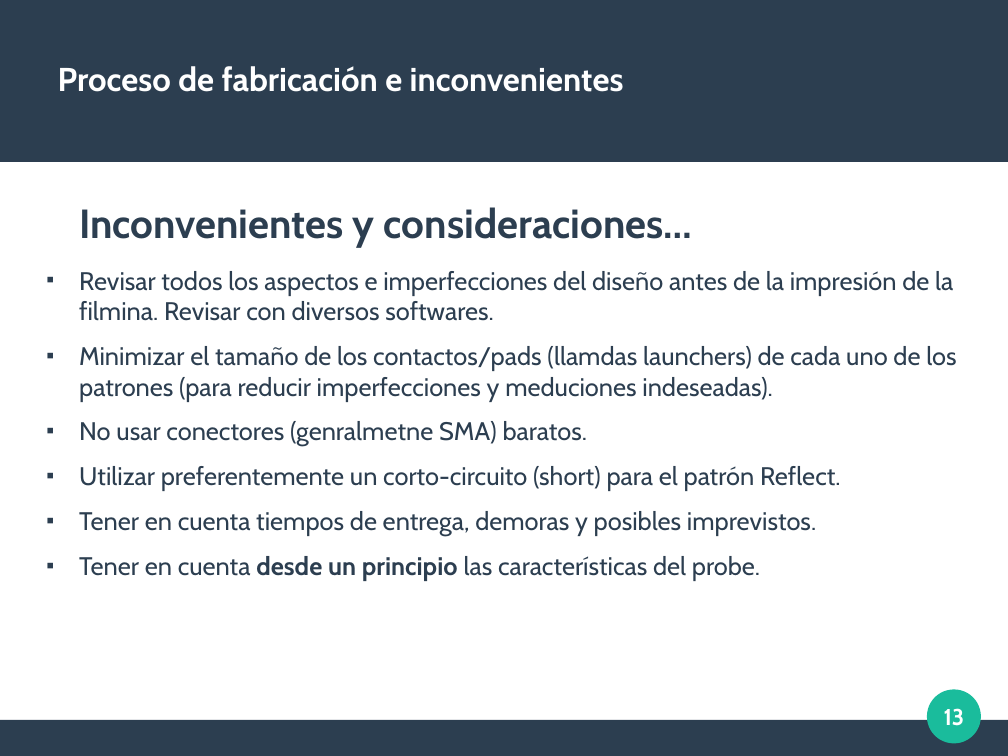
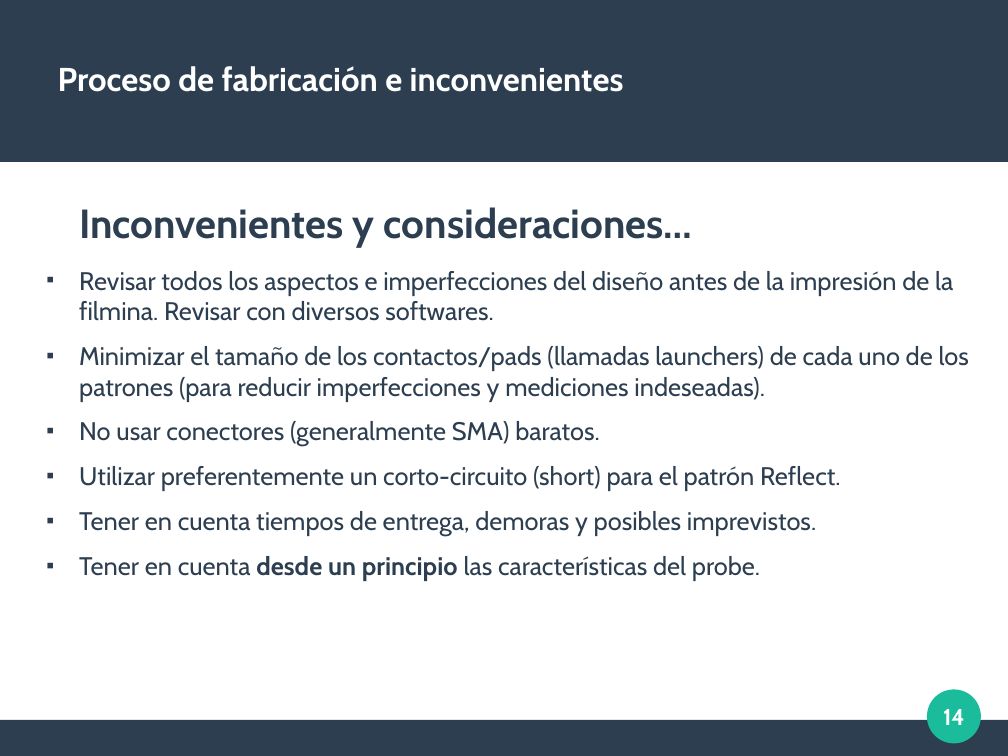
Before and after one commit to brunoe90/ProyectoFinalUTN, a slide deck: slide 14 of Medidas/PPT/G5 - Med S on wafer.odp (slide 13 before the commit). Drawn at 1008x756 pixels with LibreOffice and Linux fonts; fonts in the diff are those of the drawing. Boxes give left, top, right and bottom in pixels: in the first picture for what was removed or moved away, otherwise in the second. Text is boxed around its words. In the diff, an @@ line names an element or a change of style, - is before the commit and + after.

```diff
--- a/Medidas/PPT/G5 - Med S on wafer.odp
+++ b/Medidas/PPT/G5 - Med S on wafer.odp
@@ text at (79,346,969,446): text changed @@
-■ Minimizar el tamaño de los contactos/pads (llamdas launchers) de cada uno de los patrones (para reducir imperfecciones y meduciones indeseadas).
-■ No usar conectores (genralmetne SMA) baratos.
+■ Minimizar el tamaño de los contactos/pads (llamadas launchers) de cada uno de los patrones (para reducir imperfecciones y mediciones indeseadas).
+■ No usar conectores (generalmente SMA) baratos.
@@ page number at (943,709,965,725): text changed @@
-13
+14
```
Also in this commit, not shown: 3 other slides changed, 3 other files.
